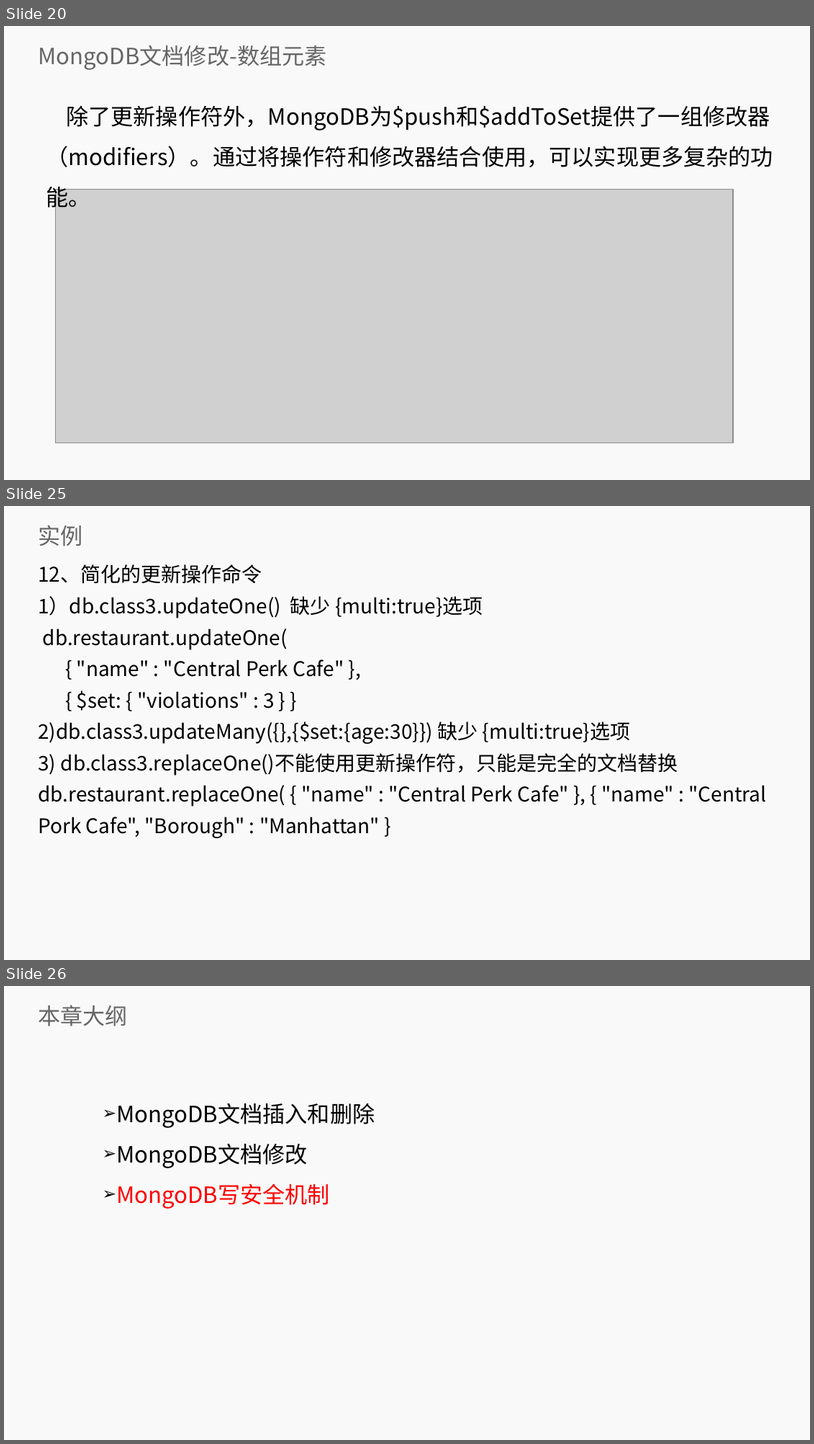
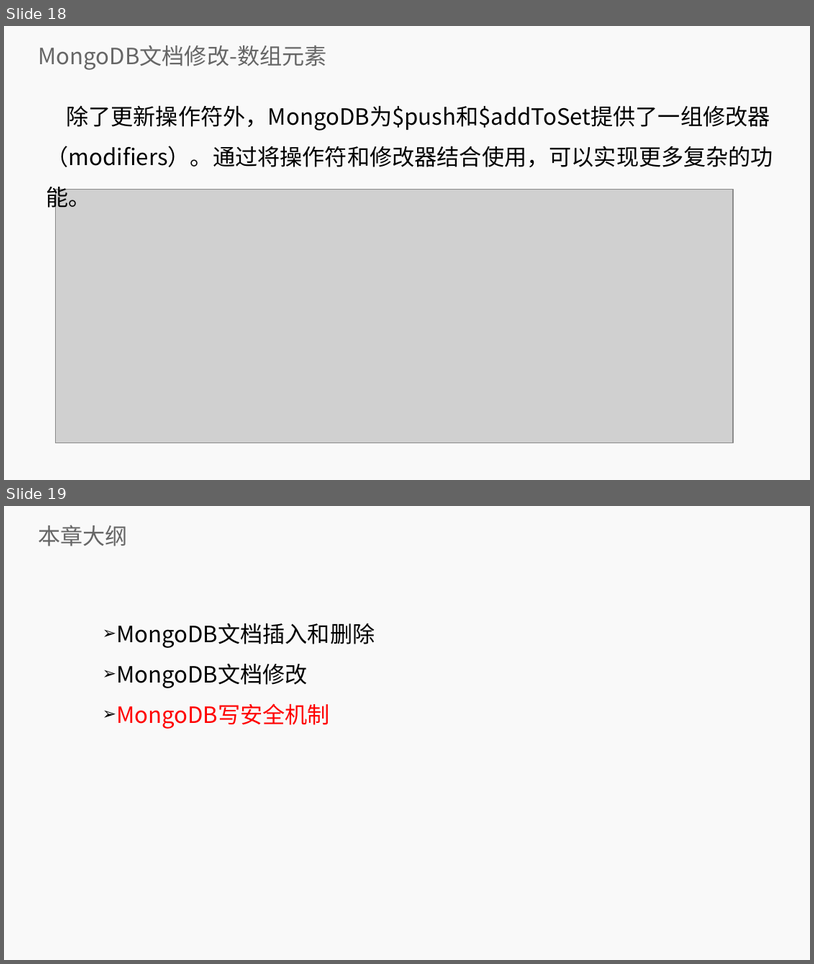
Before and after one commit to lihuanzhen2016/no-sql, a slide deck: PPT/04 MongoDB 数据更新.pptx. Shown one above the other, each under a label of ours: slides 20, 25 and 26 before the commit, slides 18 and 19 after it; the slides between them are not shown. The pictures are 814x1444 and 814x964 pixels, drawn with LibreOffice and Linux fonts; fonts in the diff are those of the drawing; grey boxes stand for pictures; background and template pictures are left out. Boxes give left, top, right and bottom in pixels: in the first picture for what was removed or moved away, otherwise in the second. Text is boxed around its words. In the diff, an @@ line names an element or a change of style, - is before the commit and + after.

```diff
--- a/PPT/04 MongoDB 数据更新.pptx
+++ b/PPT/04 MongoDB 数据更新.pptx
@@ slide 25 removed at (4,506,810,960), background #F9F9F9 @@
@@ title removed at (38,525,82,546) @@
-实例
@@ subtitle removed at (38,564,766,838) @@
-12、简化的更新操作命令
-1）db.class3.updateOne() 缺少 {multi:true}选项
-db.restaurant.updateOne(
-{ "name" : "Central Perk Cafe" },
-{ $set: { "violations" : 3 } }
-2)db.class3.updateMany({},{$set:{age:30}}) 缺少 {multi:true}选项
-3) db.class3.replaceOne()不能使用更新操作符，只能是完全的文档替换
-db.restaurant.replaceOne( { "name" : "Central Perk Cafe" }, { "name" : "Central Pork Cafe", "Borough" : "Manhattan" }
@@ what was slide 20 is now slide 18 @@
@@ what was slide 26 is now slide 19 @@
```
Also in this commit, not shown: 3 slides changed, 1 slide added, 6 other slides removed, 1 other file.
